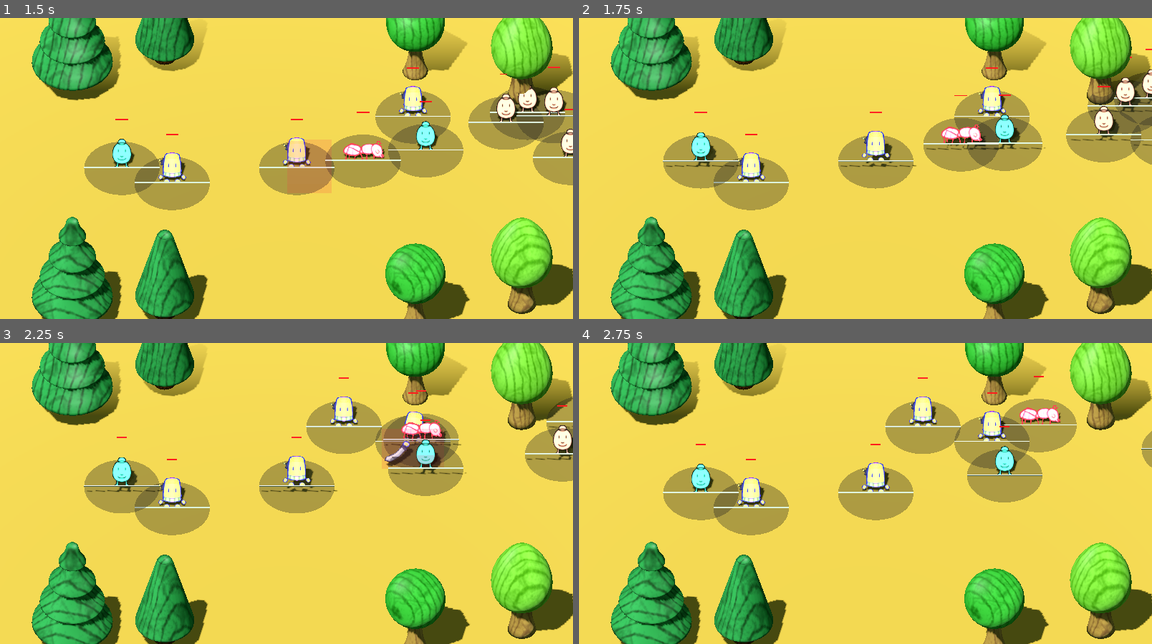
Above: before the commit, frames 1-4 (two rows, left to right).
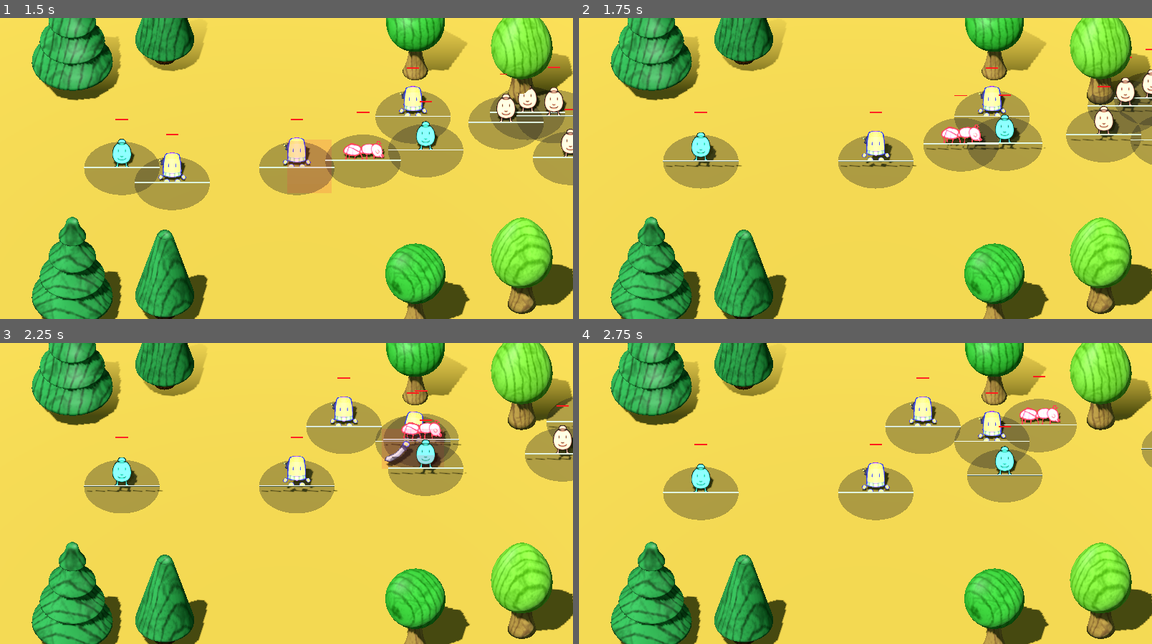
Above: after the commit, the same moments.

Repository: Rachel-Sherrick/TowerDefense
Game: Godot game, scene res://main.tscn
The game is run twice, just before and just after one commit, with the same random seed, the same clock (stepped at 60 frames per second) and the same inputs.
Inputs (mouse positions are in pixels of both pictures, inside the frame that each line leads up to):
- Up to frame 1 (1.5 s): tap Enter (ui_accept) at 0.5, 0.77 s; move the mouse to (412, 153) at 0.52 s; tap H at 0.6 s; click (412, 153) at 0.67 s; tap J at 0.8, 1.35 s; move the mouse to (171, 183) at 1.27 s; click (171, 183) at 1.42 s
- Up to frame 2 (1.75 s): tap Enter (ui_accept) at 1.52 s; tap K at 1.55 s
- Up to frame 3 (2.25 s): move the mouse to (343, 427) at 2.02 s; tap K at 2.1 s; click (343, 427) at 2.17 s
- Up to frame 4 (2.75 s): tap H at 2.3 s

Frame 1 is identical in both runs. In frame 2, 1.9% of the frame differs, in the area x 23-37%, y 38-64%; in frame 3, 1.9%, in the area x 20-100%, y 11-64%; in frame 4, 1.9%.

Commit message:
Potion Update part 1
Added modular potion system test and health integration

Diff:
--- a/character.tscn
+++ b/character.tscn
@@ -4,6 +4,7 @@
 [ext_resource type="Texture2D" uid="uid://nj37xla1vxmg" path="res://sprites/testbert.png" id="2_pjt0s"]
 [ext_resource type="Script" uid="uid://k3ho7ef46d6" path="res://animation_controller.gd" id="2_wa5vi"]
 [ext_resource type="Script" uid="uid://bnxn14t7crcv4" path="res://scripts/components/health.gd" id="4_wfnr8"]
+[ext_resource type="Script" uid="uid://b1p8o3gtto0bw" path="res://potions.gd" id="5_px5sl"]
 
 [sub_resource type="CapsuleMesh" id="CapsuleMesh_dnc73"]
 
@@ -125,5 +126,8 @@
 debug_shape_custom_color = Color(1, 0, 0, 1)
 debug_shape_thickness = 5
 
+[node name="Potions" type="Node" parent="." unique_id=1579418923]
+script = ExtResource("5_px5sl")
+
 [connection signal="body_entered" from="RangeDetection" to="." method="_on_range_body_entered"]
 [connection signal="body_exited" from="RangeDetection" to="." method="_on_range_detection_body_exited"]
--- /dev/null
+++ b/potions.gd
@@ -0,0 +1,19 @@
+extends Node
+
+@export var heal_amount: int = 25
+@export var defense_boost: int = 5
+
+func use_heal_potion(health) -> void:
+	if health == null:
+		return
+
+	health.heal(heal_amount)
+	print("Healing potion used")
+
+
+func use_defense_potion(health) -> void:
+	if health == null:
+		return
+
+	health.defense += defense_boost
+	print("Defense potion used")
--- a/scripts/Classes/character.gd
+++ b/scripts/Classes/character.gd
@@ -1,5 +1,12 @@
 extends CharacterBody3D
 class_name Character
+
+@onready var health = $Health
+@onready var potions = $Potions
+#### K = take damage <<< test for potions to actually appear to work..
+#### H = heal potion
+#### J = defense potion
+
 
 ###############
 ## Constants ##
@@ -176,3 +183,16 @@
 
 func take_damage(amount: int) -> void:
 	health_component.take_damage(amount)
+
+
+
+func _input(event):
+	if event is InputEventKey and event.pressed:
+		if event.keycode == KEY_H:
+			potions.use_heal_potion(health)
+
+		if event.keycode == KEY_J:
+			potions.use_defense_potion(health)
+
+		if event.keycode == KEY_K:
+			health.take_damage(10)
--- a/scripts/components/health.gd
+++ b/scripts/components/health.gd
@@ -6,12 +6,16 @@
 signal died
 
 @export var max_health: int = 100
+@export var defense: int = 0
+@export var destroy_parent_on_death: bool = true
+
 var current_health: int
 
 
 func _ready() -> void:
 	current_health = max_health
 	emit_signal("health_changed", current_health, max_health)
+	_update_bar()
 
 
 # Sets health directly. Returns false if entity died.
@@ -32,7 +36,8 @@
 	if amount <= 0 or current_health <= 0:
 		return
 
-	current_health -= amount
+	var final_damage = max(amount - defense, 0)
+	current_health -= final_damage
 	current_health = clamp(current_health, 0, max_health)
 
 	print(get_parent().name, "took damage. Current health:", current_health)
@@ -42,6 +47,7 @@
 
 	if current_health == 0:
 		_handle_death()
+
 
 func heal(amount: int) -> void:
 	if amount <= 0 or current_health <= 0:
@@ -75,5 +81,5 @@
 	print("Health reached zero — entity died")
 
 	var parent = get_parent()
-	if parent:
+	if destroy_parent_on_death and parent:
 		parent.queue_free()
--- /dev/null
+++ b/scripts/potions.gd
@@ -0,0 +1,19 @@
+extends Node
+
+@export var heal_amount: int = 25
+@export var defense_boost: int = 5
+
+func use_heal_potion(health) -> void:
+	if health == null:
+		return
+
+	health.heal(heal_amount)
+	print("Healing potion used")
+
+
+func use_defense_potion(health) -> void:
+	if health == null:
+		return
+
+	health.defense += defense_boost
+	print("Defense potion used")
Not shown, added: potions.gd.uid
Not shown, added: scripts/potions.gd.uid
